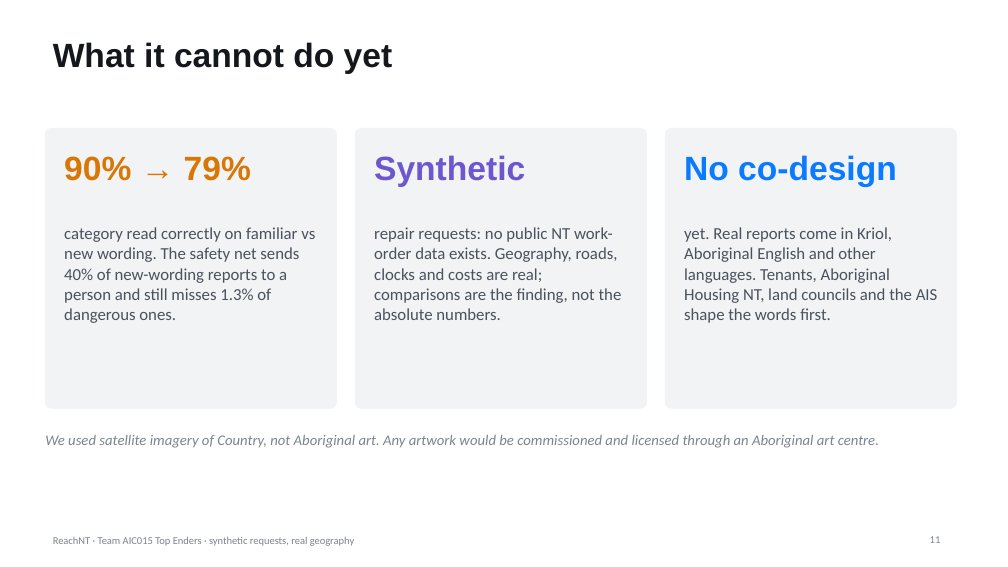
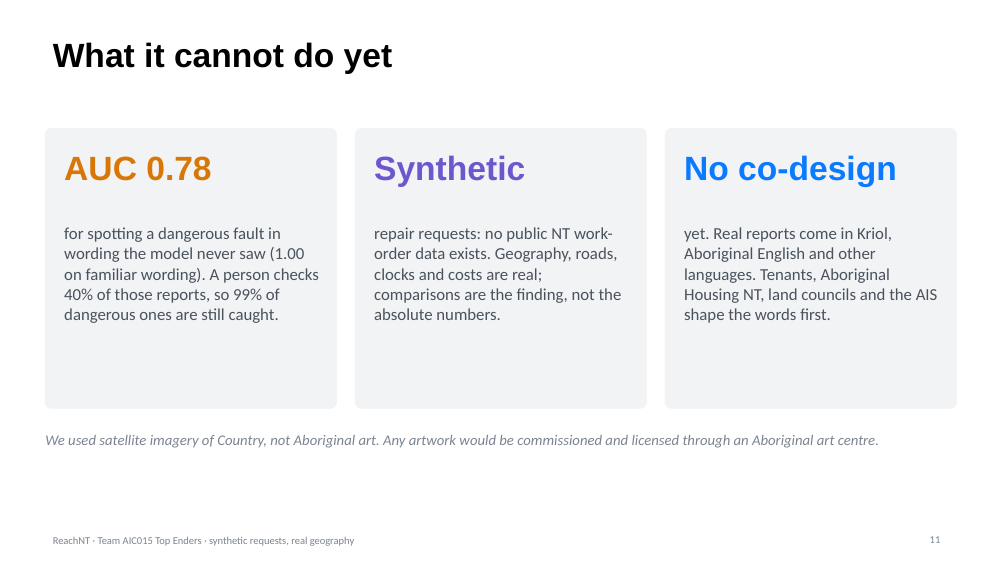
Before and after one commit to harshrastogii/reachnt, a slide deck: slide 11 of docs/deck/DataChallenge_Team AIC015_Slides.pptx. Drawn at 1008x567 pixels with LibreOffice and Linux fonts; fonts in the diff are those of the drawing. Boxes give left, top, right and bottom in pixels: in the first picture for what was removed or moved away, otherwise in the second. Text is boxed around its words. In the diff, an @@ line names an element or a change of style, - is before the commit and + after.

Commit message:
Measure algorithm quality: ROC/PR-AUC, calibration, ranking, solver gap, five years
- evaluate.py: danger-spotting ROC-AUC and PR-AUC with bootstrap intervals,
  safety-net recall and precision, three-way confusion matrix, macro-F1,
  weighted kappa, Brier score and calibration error, 5-fold cross-validation,
  a confidence-threshold sweep, Kendall's tau between the read and true
  queues, CP-SAT optimality gaps, and the headline plans in five random years.
- planner.py: PlanResult records whether the plan was proved optimal, its gap
  and solve time.
- intake.py: no confidence percentage in reader explanations; on new wording
  the model's confidence runs ahead of its accuracy.
- Report Appendix G and Figure 5, two AUC rows in Table 3, team roles updated
  (Aashish proposed H3). Deck limits slide shows the danger AUC.
- run_all.py --quality runs only the quality measures. 24 tests pass.

```diff
--- a/docs/deck/DataChallenge_Team AIC015_Slides.pptx
+++ b/docs/deck/DataChallenge_Team AIC015_Slides.pptx
@@ title "What it cannot do yet" at bbox=[53, 42, 393, 74]: text colour #14181D to #000000 @@
@@ text at bbox=[64, 156, 211, 181]: text changed @@
-90% → 79%
+AUC 0.78
@@ text at bbox=[64, 227, 319, 323]: text changed @@
-category read correctly on familiar vs new wording. The safety net sends 40% of new-wording reports to a person and still misses 1.3% of dangerous ones.
+for spotting a dangerous fault in wording the model never saw (1.00 on familiar wording). A person checks 40% of those reports, so 99% of dangerous ones are still caught.
```
Also in this commit, not shown: 6 other slides changed, 18 other files.
